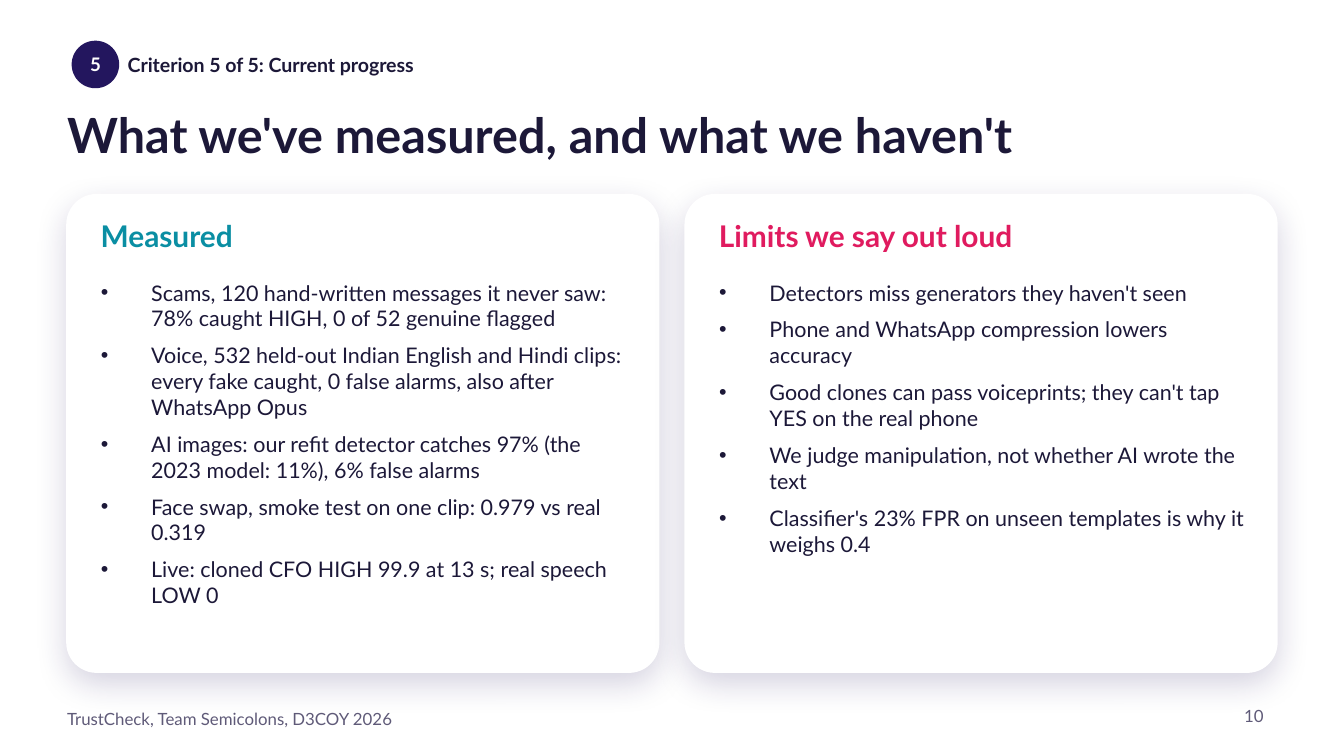
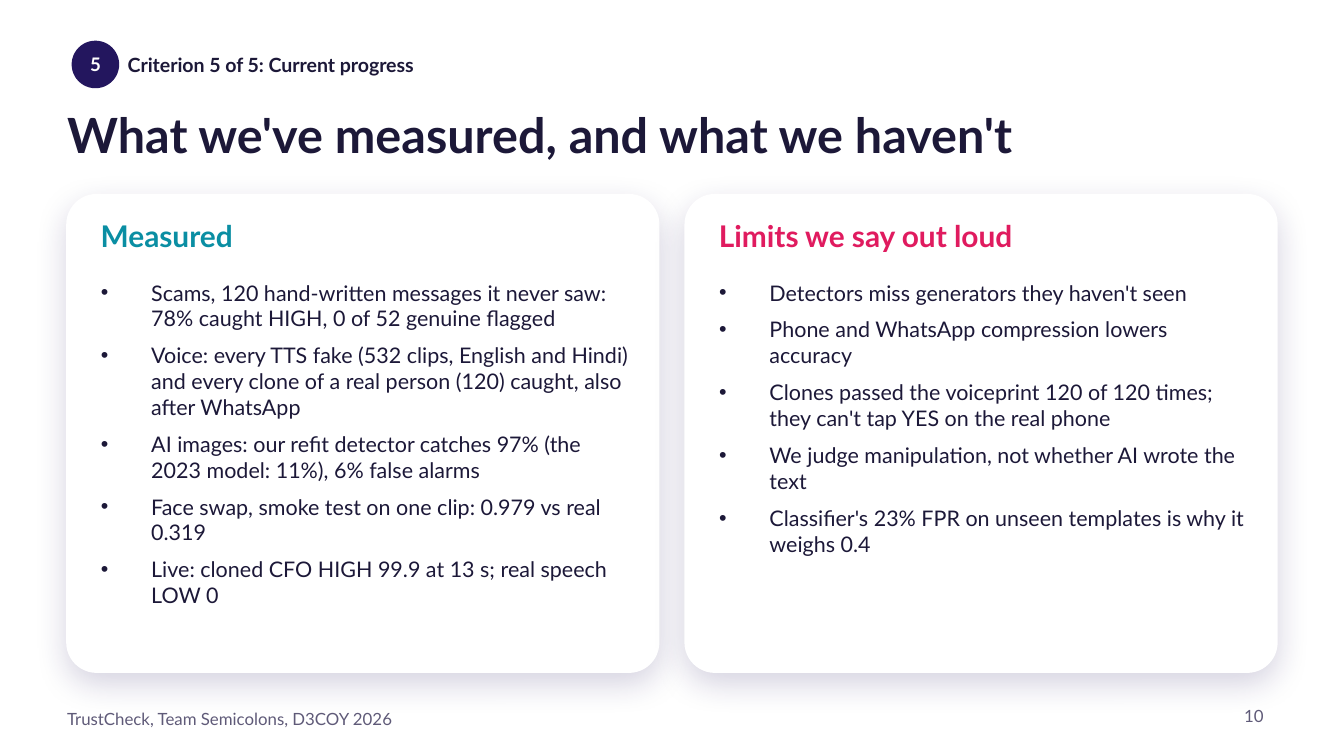
Before and after one commit to D3C0Y-1-0/Semicolons_D3C0Y_DhruvPatel, a slide deck: slide 10 of docs/TrustCheck_pitch.pptx. Drawn at 1344x756 pixels with LibreOffice and Linux fonts; fonts in the diff are those of the drawing; background and template pictures are left out. Boxes give left, top, right and bottom in pixels: in the first picture for what was removed or moved away, otherwise in the second. Text is boxed around its words. In the diff, an @@ line names an element or a change of style, - is before the commit and + after.

```diff
--- a/docs/TrustCheck_pitch.pptx
+++ b/docs/TrustCheck_pitch.pptx
@@ text at box(151, 346, 628, 419): text changed @@
-• Voice, 532 held-out Indian English and Hindi clips: every fake caught, 0 false alarms, also after WhatsApp Opus
+• Voice: every TTS fake (532 clips, English and Hindi) and every clone of a real person (120) caught, also after WhatsApp
@@ text at box(769, 384, 1213, 430): text changed @@
-• Good clones can pass voiceprints; they can't tap YES on the real phone
+• Clones passed the voiceprint 120 of 120 times; they can't tap YES on the real phone
```
Also in this commit, not shown: 3 other files.
